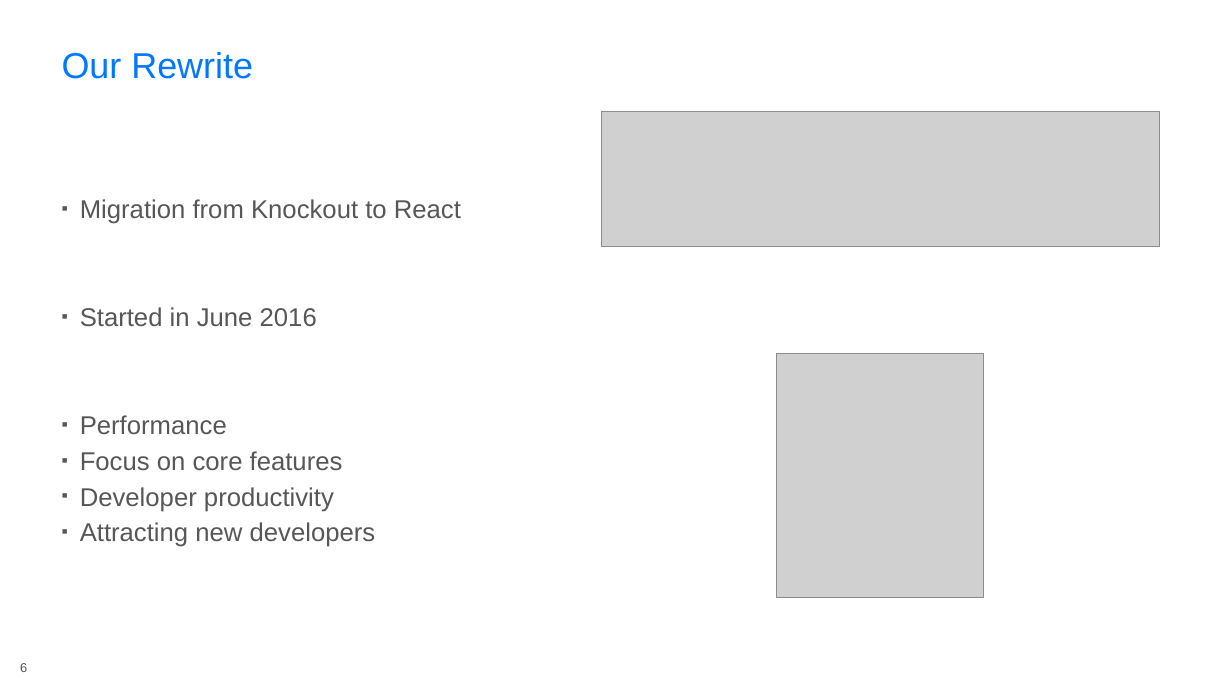
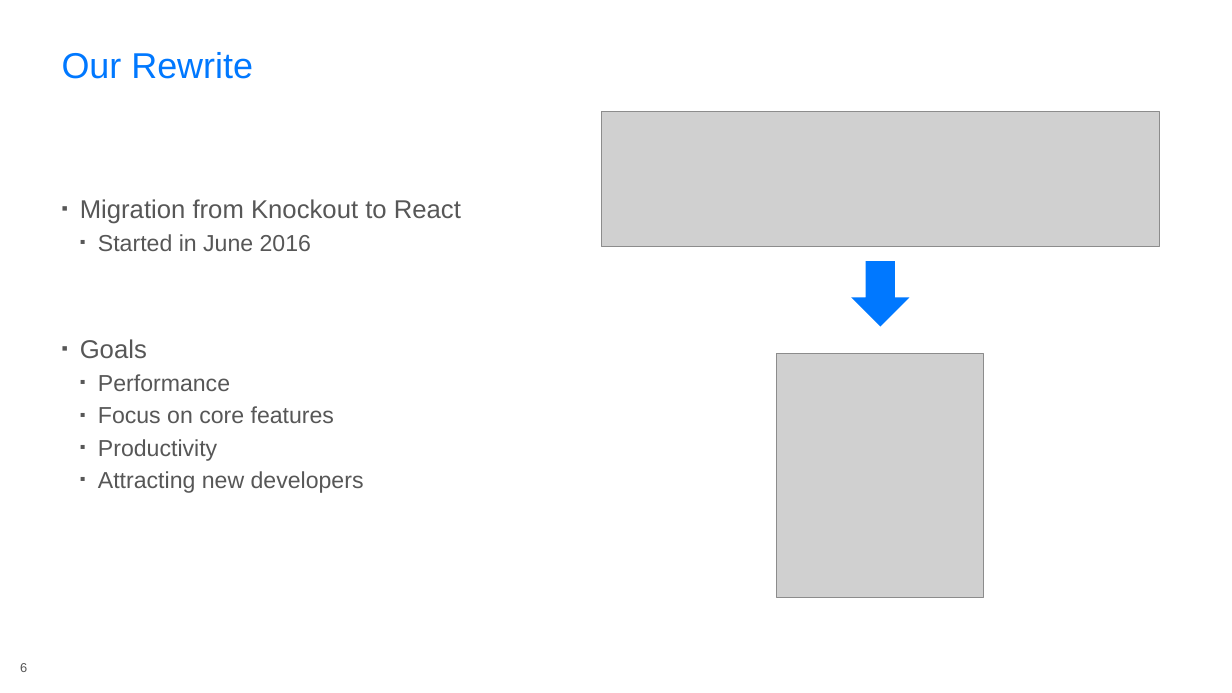
Before and after one commit to rasmuskl/react-webpack-typescript, a slide deck: slide 6 of 20170331-microsoft-60min/_notes/Presentation.pptx. Drawn at 1232x693 pixels with LibreOffice and Linux fonts; fonts in the diff are those of the drawing; grey boxes stand for pictures; background and template pictures are left out. Boxes give left, top, right and bottom in pixels: in the first picture for what was removed or moved away, otherwise in the second. Text is boxed around its words. In the diff, an @@ line names an element or a change of style, - is before the commit and + after.

```diff
--- a/20170331-microsoft-60min/_notes/Presentation.pptx
+++ b/20170331-microsoft-60min/_notes/Presentation.pptx
@@ text at <box>98,234,364,493</box>: size 20 to 18 pt in "Started in June 2016", "Performance", "Focus on core features", "Attracting new developers"; list level 1 to 2 in "Started in June 2016"; list level 1 to 2 in "Performance"; list level 1 to 2 in "Focus on core features"; list level 1 to 2 in "Attracting new developers" @@
@@ down arrow added at <box>851,262,909,327</box>, fill #0078FF @@
@@ text at <box>80,339,147,359</box>: paragraph added @@
+▪ Goals
@@ text at <box>98,439,217,461</box>: text changed; size 20 to 18 pt @@
-▪ Developer productivity
+  ▪ Productivity
```
Also in this commit, not shown: 4 other slides changed, 1 slide added, 2 other files.
